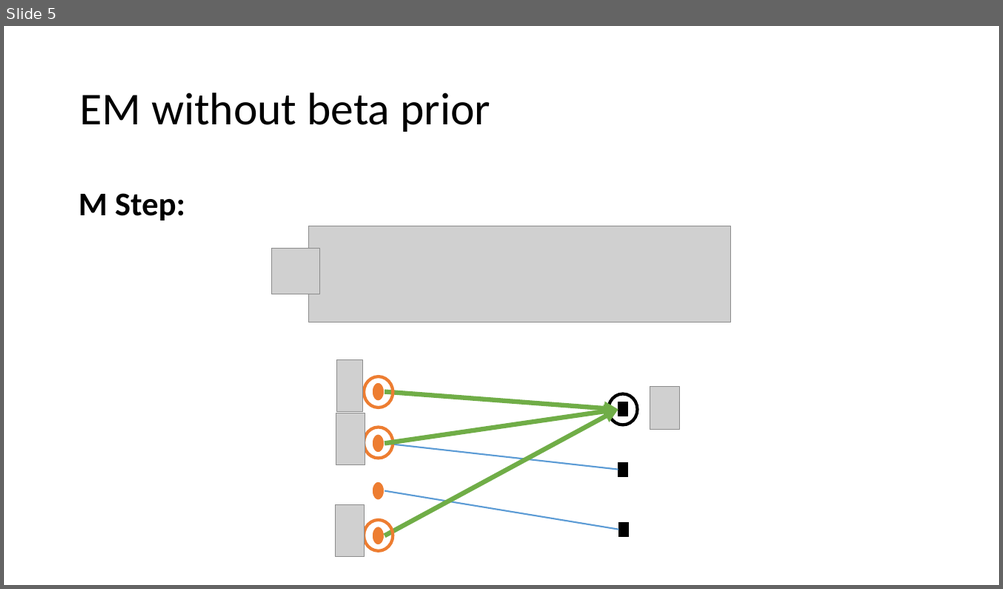
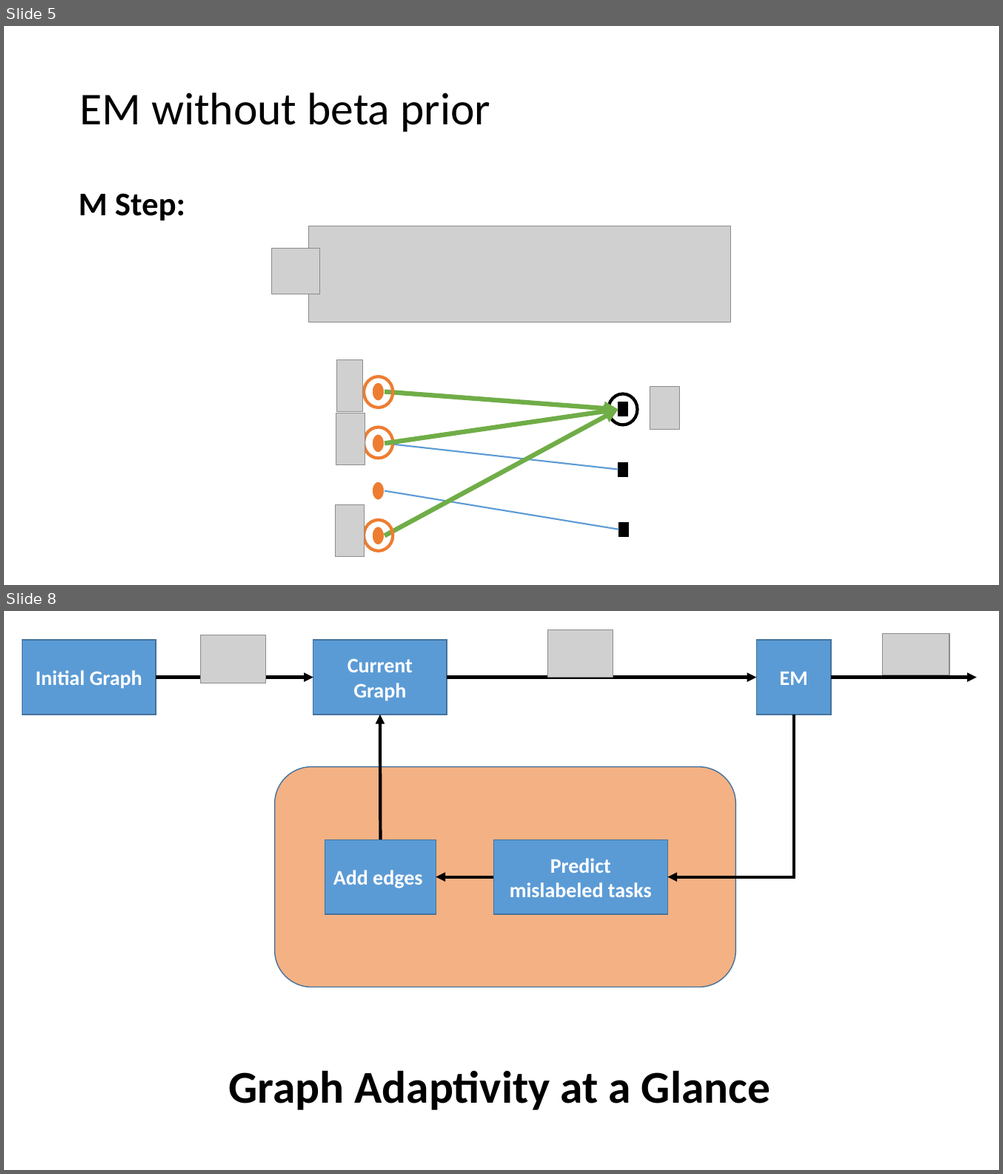
Before and after one commit to BigRedT/crowdsource, a slide deck: PPT/Adaptive Crowdsourcing via EM with Prior.pptx. Shown one above the other, each under a label of ours: slide 5 before the commit, slides 5 and 8 after it; the slides between them are not shown. The pictures are 1003x589 and 1003x1174 pixels, drawn with LibreOffice and Linux fonts; fonts in the diff are those of the drawing; grey boxes stand for pictures. Boxes give left, top, right and bottom in pixels: in the first picture for what was removed or moved away, otherwise in the second. Text is boxed around its words. In the diff, an @@ line names an element or a change of style, - is before the commit and + after.

```diff
--- a/PPT/Adaptive Crowdsourcing via EM with Prior.pptx
+++ b/PPT/Adaptive Crowdsourcing via EM with Prior.pptx
@@ slide 8 added at [4,611,999,1170], background #FFFFFF @@
@@ picture added at [547,629,613,678] @@
@@ rectangle added at [22,640,156,715], fill #5B9BD5, outline #43739E 1 pt, 20 pt, text #FFFFFF, bold @@
+Initial Graph
@@ picture added at [200,635,266,684] @@
@@ rectangle added at [313,640,447,715], fill #5B9BD5, outline #43739E 1 pt, 20 pt, text #FFFFFF, bold @@
+Current Graph
@@ rectangle added at [756,640,831,715], fill #5B9BD5, outline #43739E 1 pt, 20 pt, text #FFFFFF, bold @@
+EM
@@ picture added at [882,633,949,675] @@
@@ arrow added from (156, 678) to (313, 678), #000000 3 pt @@
@@ arrow added from (447, 678) to (756, 678), #000000 3 pt @@
@@ arrow added from (831, 678) to (976, 678), #000000 3 pt @@
@@ arrow added from (380, 840) to (380, 715), #000000 3 pt @@
@@ elbow arrow added from (794, 715) to (667, 877), #000000 3 pt @@
@@ rounded rectangle added at [275,767,736,987], fill #F4B183, outline #43739E 1 pt @@
@@ rectangle added at [325,840,436,914], fill #5B9BD5, outline #43739E 1 pt, 20 pt, text #FFFFFF, bold @@
+Add edges
@@ rectangle added at [493,840,667,914], fill #5B9BD5, outline #43739E 1 pt, 20 pt, text #FFFFFF, bold @@
+Predict mislabeled tasks
@@ arrow added from (493, 877) to (436, 877), #000000 3 pt @@
@@ text added at [228,1071,770,1111], 44 pt, text #000000, bold @@
+Graph Adaptivity at a Glance
```
Also in this commit, not shown: 2 slides changed, 5 other slides added, 1 slide removed.
